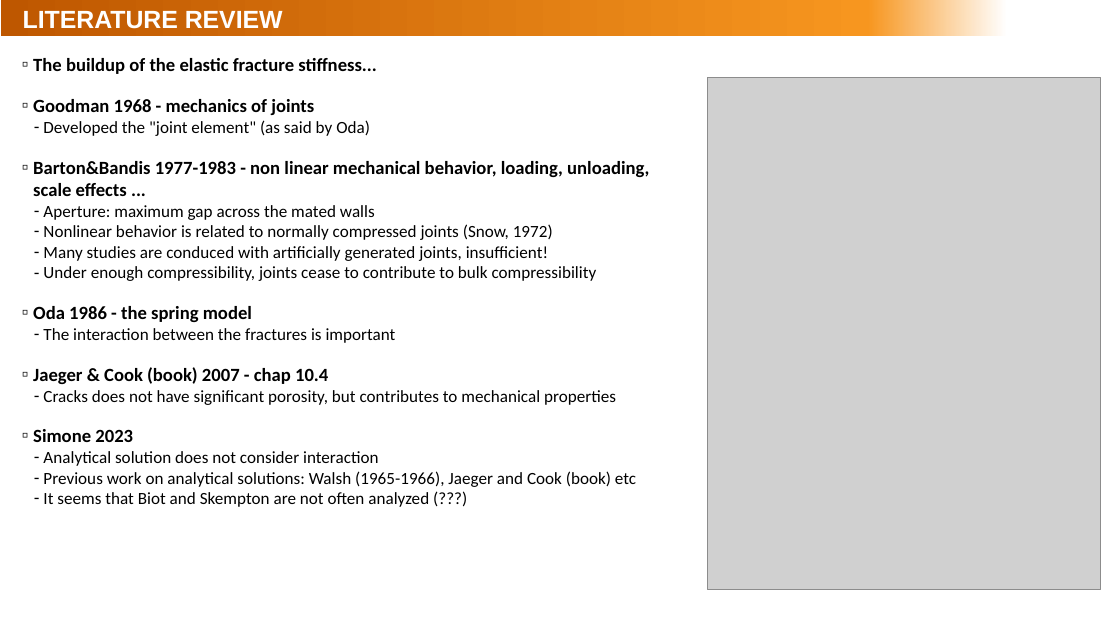
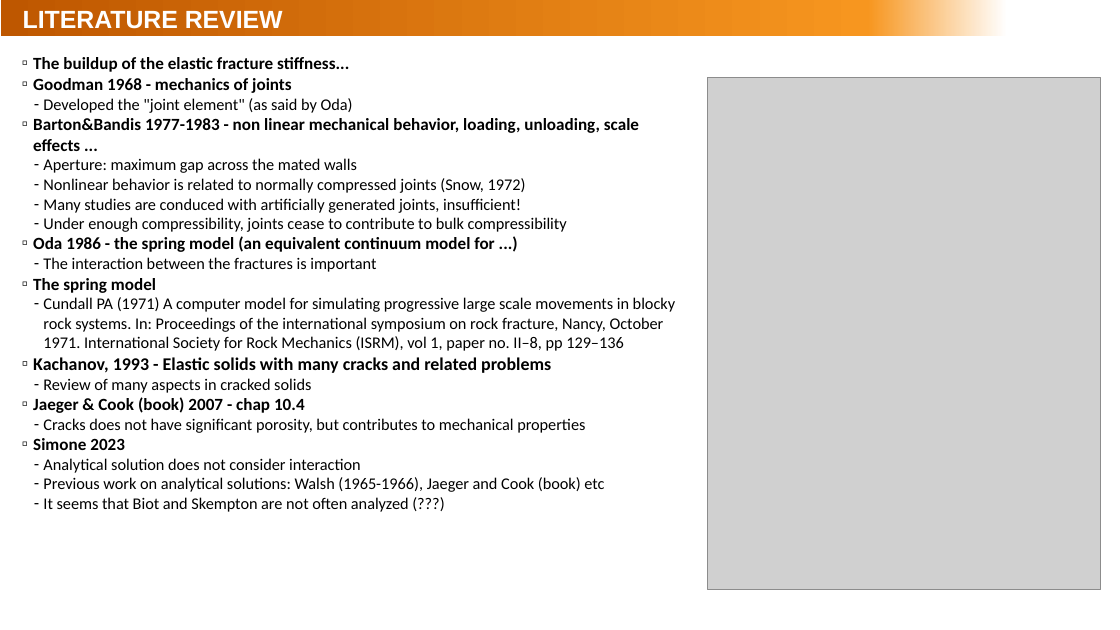
Before and after one commit to rebpoli/Doutorado, a slide deck: slide 9 of Research/2023-12-Track-4-Homogenization-Mechanical-Params.pptx. Drawn at 1120x630 pixels with LibreOffice and Linux fonts; fonts in the diff are those of the drawing; grey boxes stand for pictures; background and template pictures are left out. Boxes give left, top, right and bottom in pixels: in the first picture for what was removed or moved away, otherwise in the second. Text is boxed around its words. In the diff, an @@ line names an element or a change of style, - is before the commit and + after.

```diff
--- a/Research/2023-12-Track-4-Homogenization-Mechanical-Params.pptx
+++ b/Research/2023-12-Track-4-Homogenization-Mechanical-Params.pptx
@@ text at (x1=33, y1=57, x2=639, y2=512): size 12 to 11 pt in "The buildup of the elastic fracture stiffness...", "Goodman 1968 - mechanics of joints", "Barton&Bandis 1977-1983 - non linear mechanical behavior, ...", "Jaeger & Cook (book) 2007 - chap ..." and 1 more places; size 11 to 10.5 pt in "Developed the "joint element" (as said by ...", "Aperture: maximum gap across the mated walls", "Nonlinear behavior is related to normally compressed ...", "Many studies are conduced with artificially generated ..." and 6 more places; less space between paragraphs @@
@@ text at (x1=33, y1=236, x2=494, y2=252): text changed; size 12 to 11 pt @@
-▫ Oda 1986 - the spring model
+▫ Oda 1986 - the spring model (an equivalent continuum model for ...)
@@ text at (x1=33, y1=278, x2=675, y2=393): paragraphs added @@
+▫ The spring model
+  ‐ Cundall PA (1971) A computer model for simulating progressive large scale movements in blocky rock systems. In: Proceedings of the international symposium on rock fracture, Nancy, October 1971. International Society for Rock Mechanics (ISRM), vol 1, paper no. II–8, pp 129–136
+▫ Kachanov, 1993 - Elastic solids with many cracks and related problems
+  ‐ Review of many aspects in cracked solids
```
Also in this commit, not shown: 7 other files.
